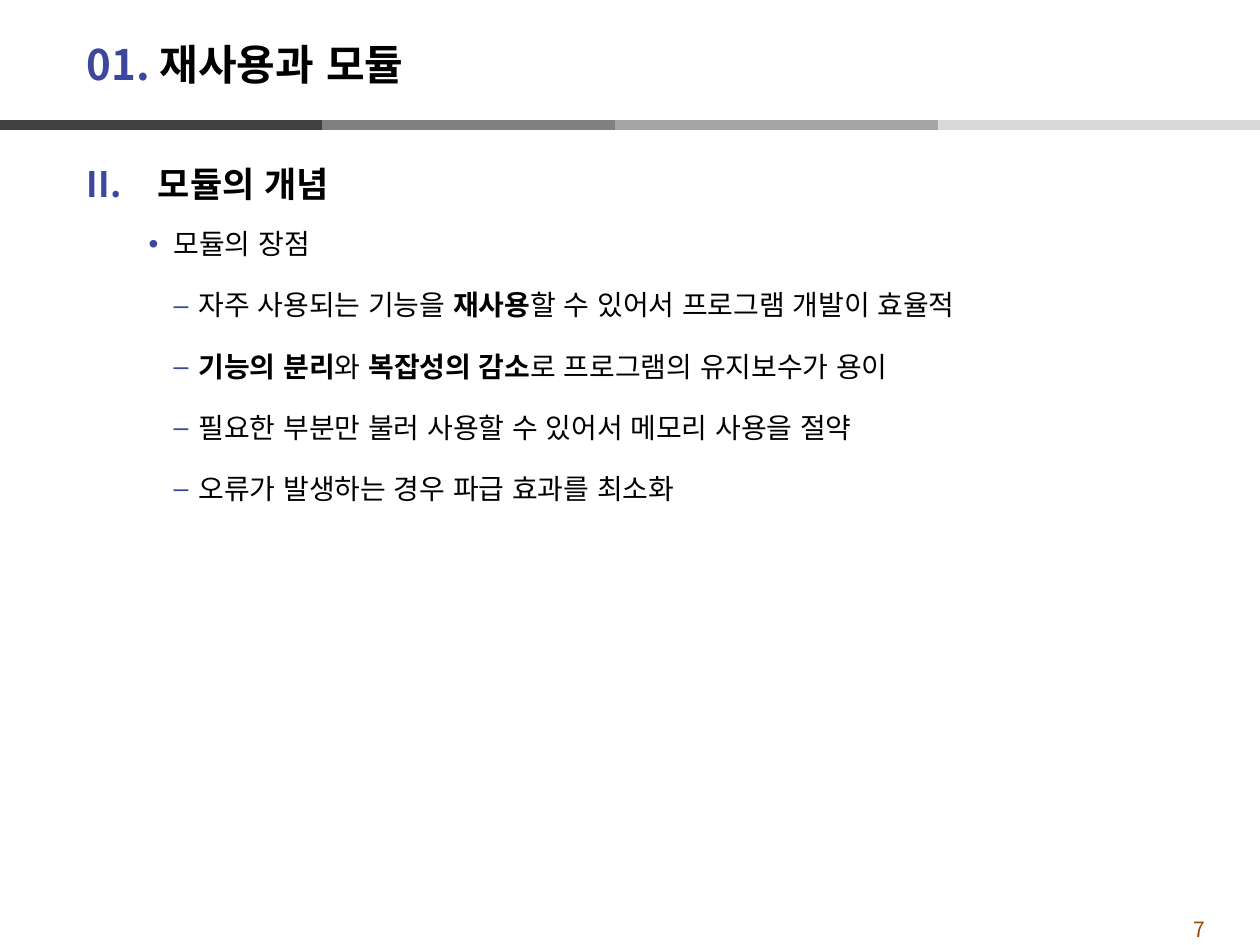
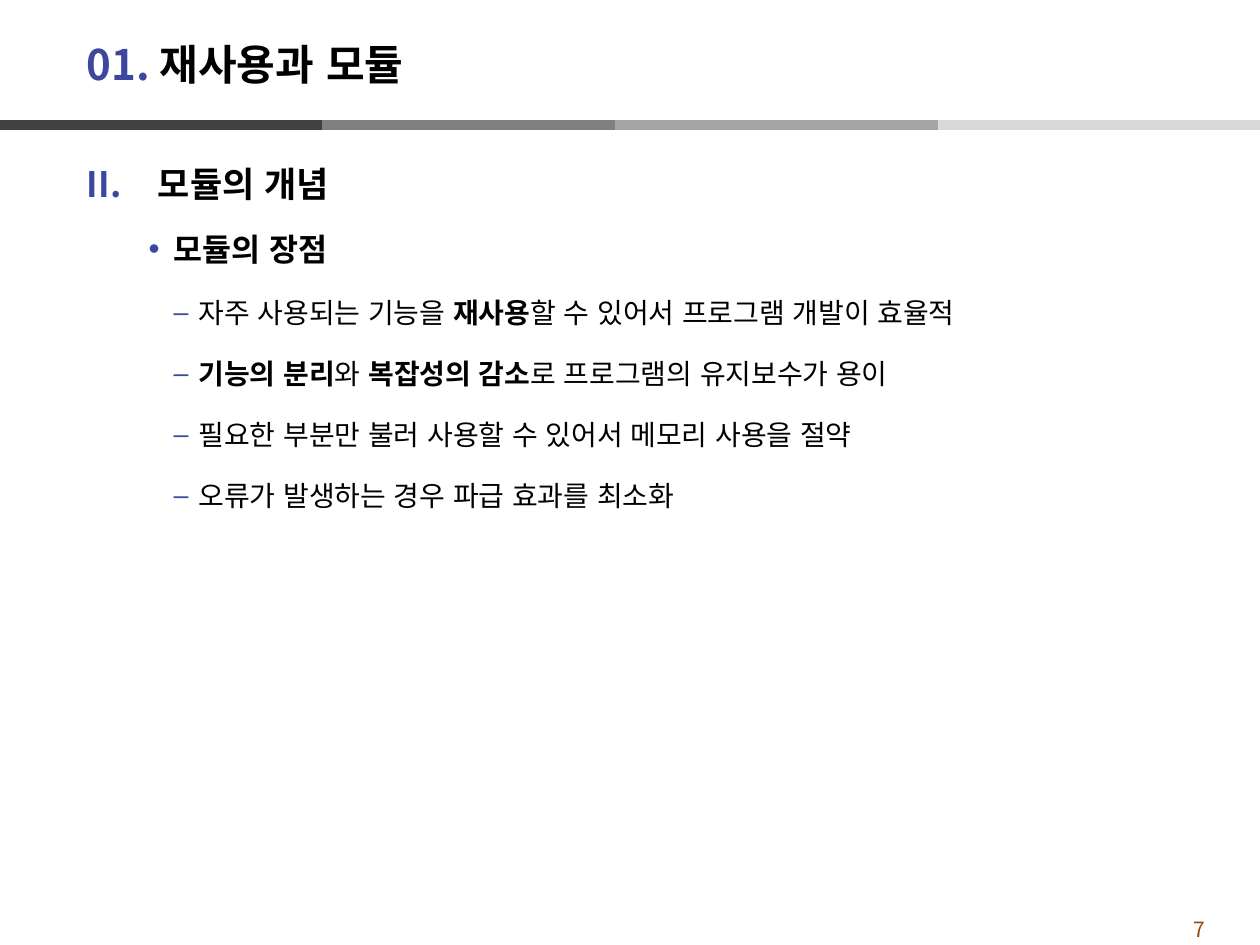
Before and after one commit to dndxor/BCPy, a slide deck: slide 7 of Ch12_모듈.pptx. Drawn at 1260x945 pixels with LibreOffice and Linux fonts; fonts in the diff are those of the drawing. Boxes give left, top, right and bottom in pixels: in the first picture for what was removed or moved away, otherwise in the second. Text is boxed around its words. In the diff, an @@ line names an element or a change of style, - is before the commit and + after.

```diff
--- a/Ch12_모듈.pptx
+++ b/Ch12_모듈.pptx
@@ text at [174,234,327,264]: size 16 to 18 pt, bold on in "모듈의 장점" @@
```
Also in this commit, not shown: 2 other slides changed, 3 slides added, 3 slides removed, 11 other files.
